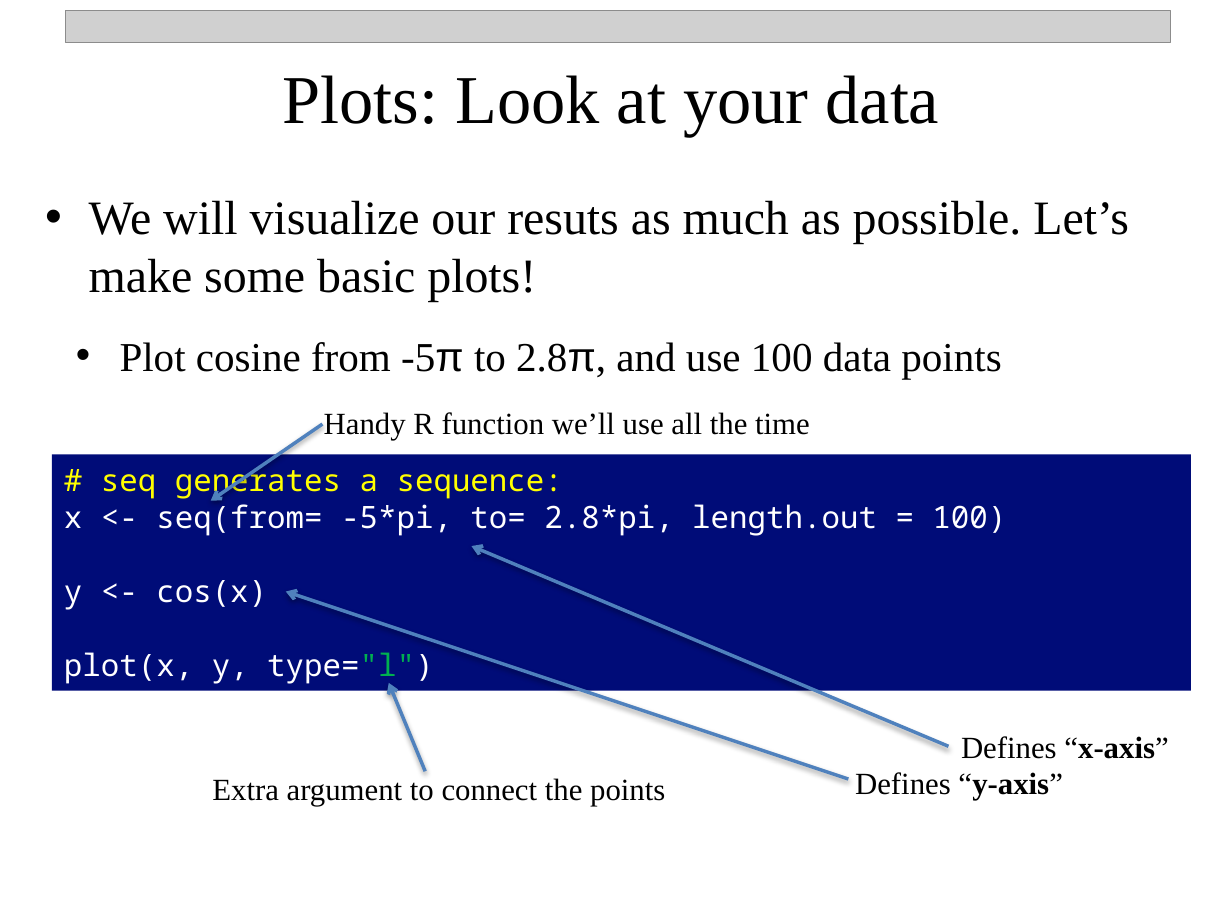
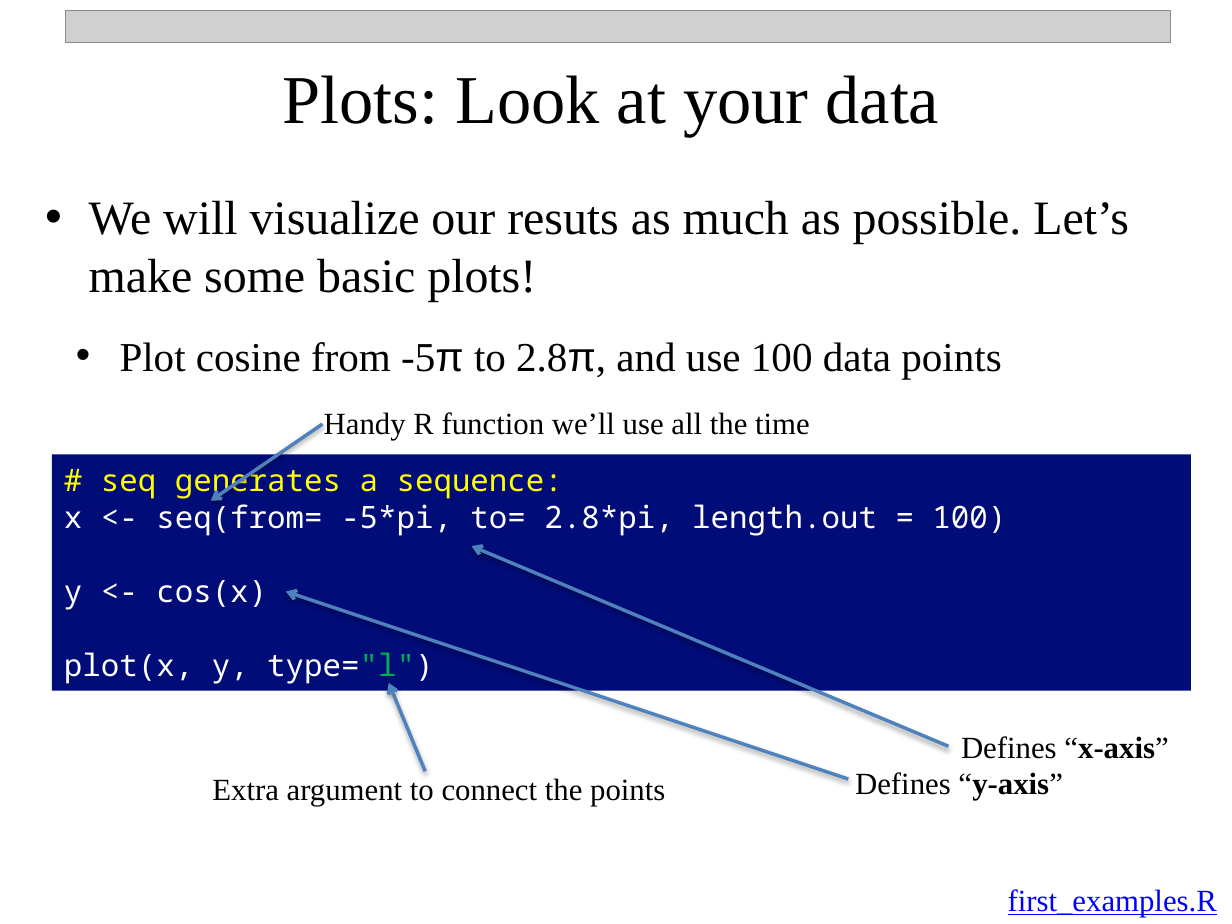
Before and after one commit to npetraco/709, a slide deck: slide 10 of Laboratories/Lab1/Intro_To_R_v2.pptx. Drawn at 1232x924 pixels with LibreOffice and Linux fonts; fonts in the diff are those of the drawing; grey boxes stand for pictures. Boxes give left, top, right and bottom in pixels: in the first picture for what was removed or moved away, otherwise in the second. Text is boxed around its words. In the diff, an @@ line names an element or a change of style, - is before the commit and + after.

```diff
--- a/Laboratories/Lab1/Intro_To_R_v2.pptx
+++ b/Laboratories/Lab1/Intro_To_R_v2.pptx
@@ text added at [1008,889,1217,917], 18 pt, text #0000FF, underline @@
+first_examples.R
```
Also in this commit, not shown: 11 other slides changed, 3 other files.
